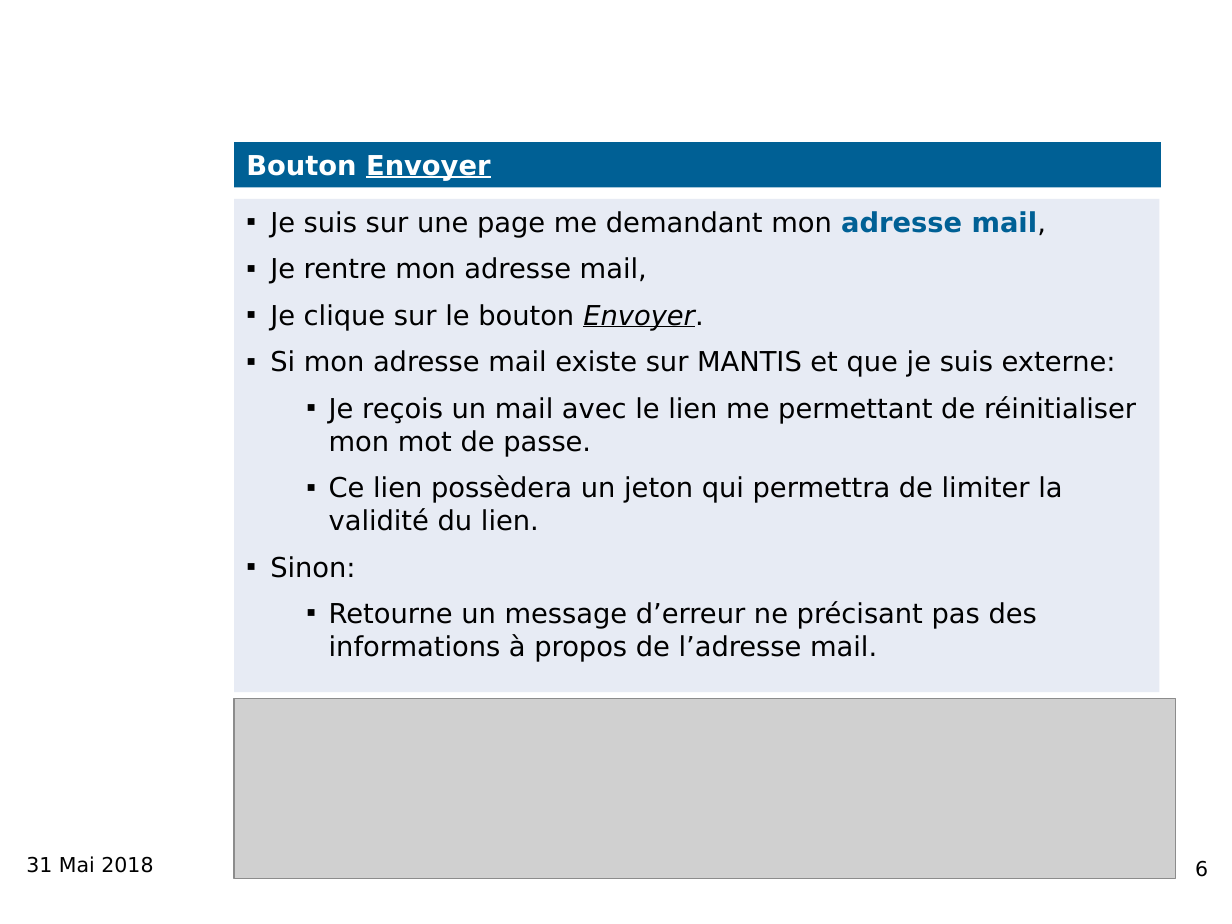
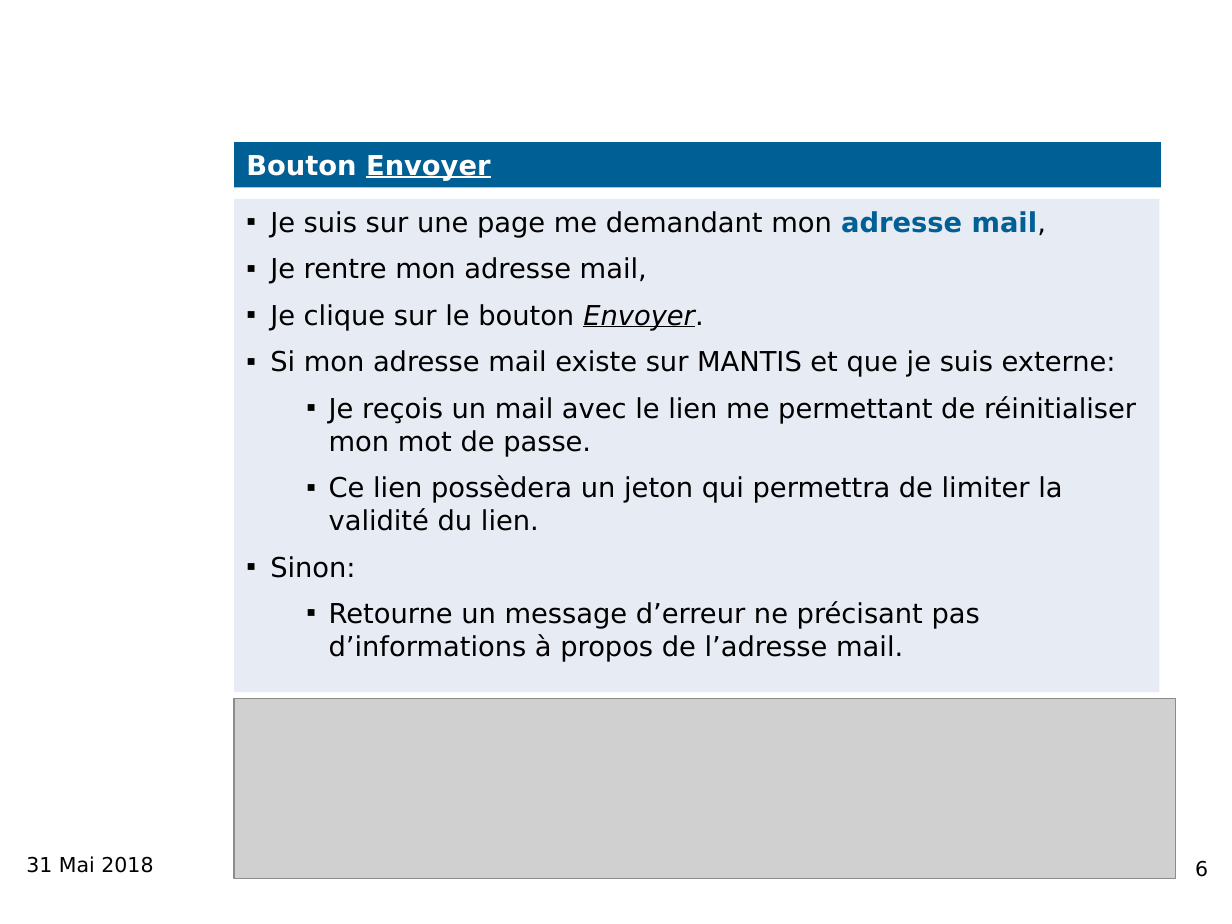
Before and after one commit to NicolasSIO/Stage, a slide deck: slide 6 of Page de modification de mot de passe MANTIS v2 - Copie.pptx. Drawn at 1232x924 pixels with LibreOffice and Linux fonts; fonts in the diff are those of the drawing; grey boxes stand for pictures; background and template pictures are left out. Boxes give left, top, right and bottom in pixels: in the first picture for what was removed or moved away, otherwise in the second. Text is boxed around its words. In the diff, an @@ line names an element or a change of style, - is before the commit and + after.

```diff
--- a/Page de modification de mot de passe MANTIS v2 - Copie.pptx
+++ b/Page de modification de mot de passe MANTIS v2 - Copie.pptx
@@ text in rectangle at [329, 601, 980, 662]: text changed @@
-  ▪ Retourne un message d’erreur ne précisant pas des informations à propos de l’adresse mail.
+  ▪ Retourne un message d’erreur ne précisant pas d’informations à propos de l’adresse mail.
```
Also in this commit, not shown: 3 other slides changed, 8 other files.
